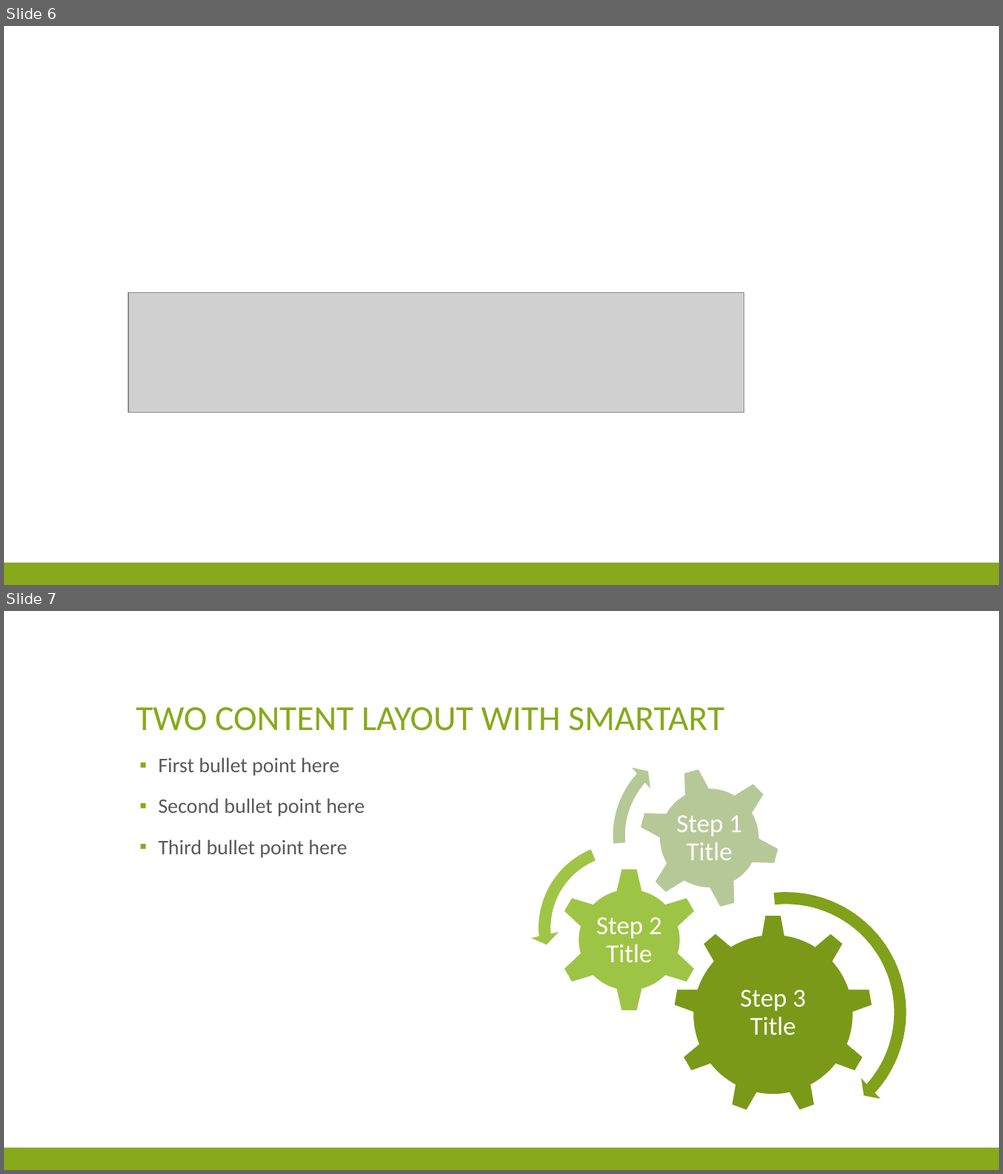
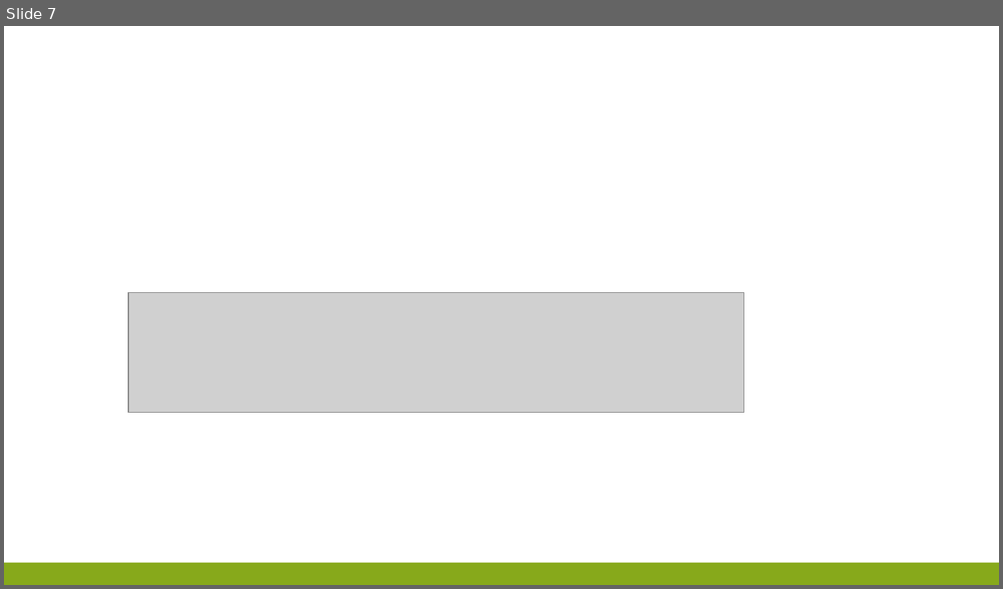
Before and after one commit to MercieKimaku/FunSports, a slide deck: Documents/funsports - final ppt.pptx. Shown one above the other, each under a label of ours: slides 6 and 7 before the commit, slide 7 after it. The pictures are 1003x1174 and 1003x589 pixels, drawn with LibreOffice and Linux fonts; fonts in the diff are those of the drawing; grey boxes stand for pictures. Boxes give left, top, right and bottom in pixels: in the first picture for what was removed or moved away, otherwise in the second. Text is boxed around its words. In the diff, an @@ line names an element or a change of style, - is before the commit and + after.

```diff
--- a/Documents/funsports - final ppt.pptx
+++ b/Documents/funsports - final ppt.pptx
@@ slide 7 removed at <box>4,611,999,1170</box>, background #FFFFFF; not listed: 1 template element that a slide beside it also shows @@
@@ title removed at <box>136,707,724,731</box> @@
-TWO CONTENT LAYOUT WITH SMARTART
@@ group removed at <box>531,735,914,1141</box>: 3 gears, 3 texts, 2 circular arrows, 1 left circular arrow @@
-Step 3 Title
-Step 2 Title
-Step 1 Title
@@ text removed at <box>158,758,364,858</box> @@
-▪ First bullet point here
-▪ Second bullet point here
-▪ Third bullet point here
@@ what was slide 6 is now slide 7 @@
```
Also in this commit, not shown: 1 slide added.
